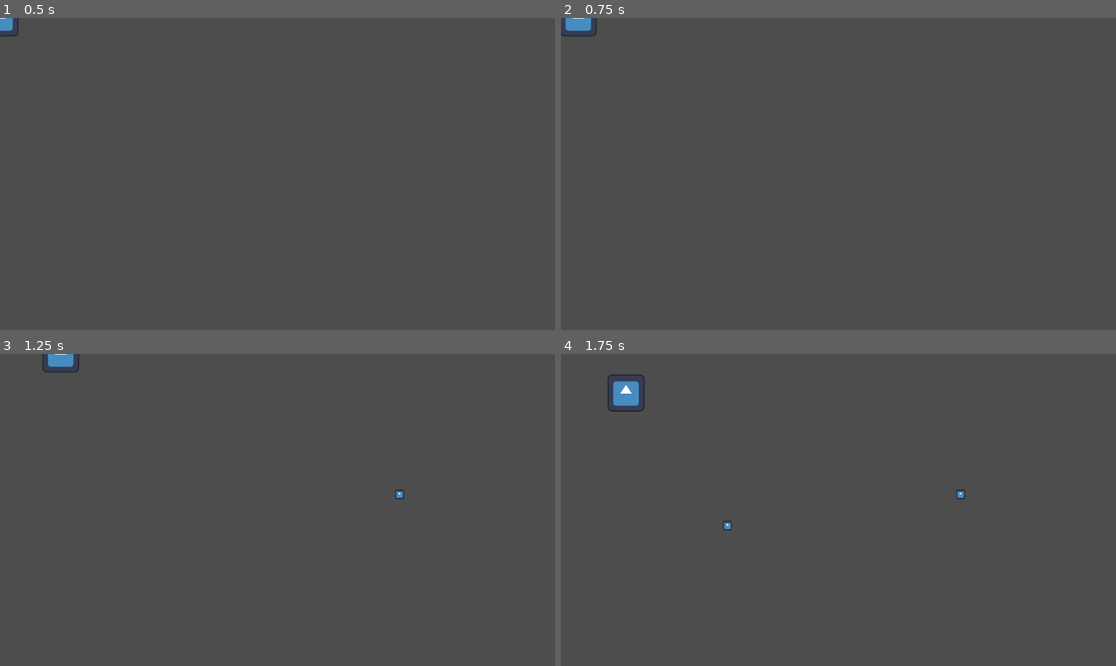
Above: before the commit, frames 1-4 (two rows, left to right).
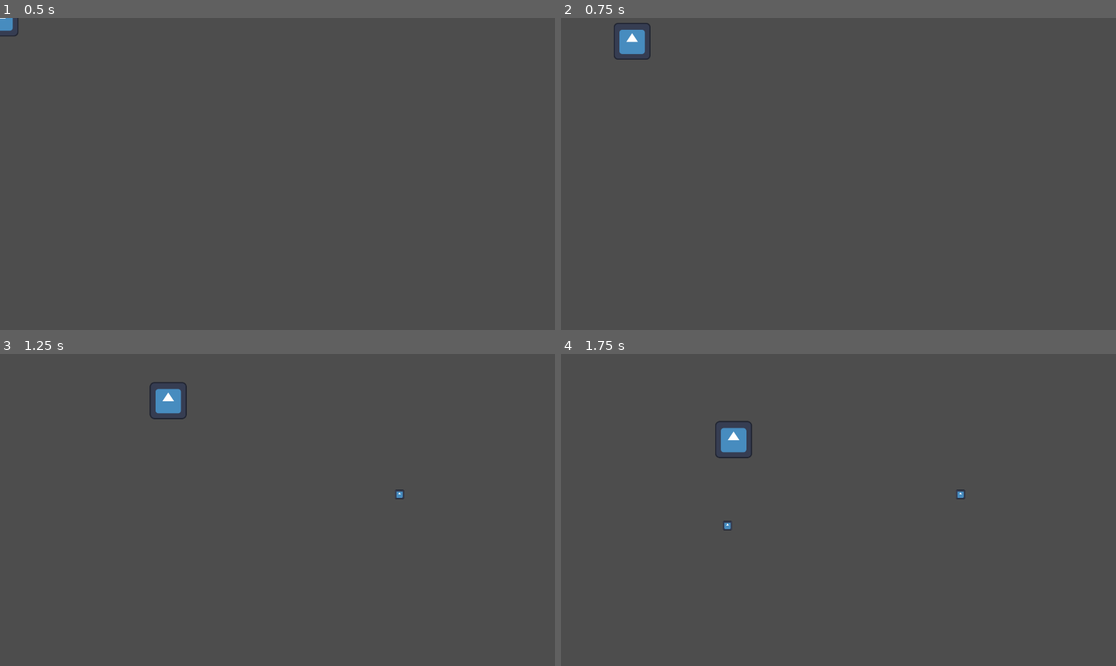
Above: after the commit, the same moments.

Repository: Edgarra1619/42gamejam
Game: Godot game, scene res://scenes/vicente_test.tscn
The game is run twice, just before and just after one commit, with the same random seed, the same clock (stepped at 60 frames per second) and the same inputs. The project has no main scene, so this scene is started directly. The engine's default icon, where the game draws it, is replaced by a stand-in: a white triangle on a blue panel in a dark square.
Inputs (mouse positions are in pixels of both pictures, inside the frame that each line leads up to):
- Up to frame 1 (0.5 s): no input
- Up to frame 2 (0.75 s): tap Enter at 0.5 s; move the mouse to (960, 158) at 0.52 s; hold D (move_right) from 0.53 s (still down); tap Space (dash) at 0.6 s
- Up to frame 3 (1.25 s): keep holding D (move_right); click (399, 494) at 0.8 s
- Up to frame 4 (1.75 s): move the mouse to (727, 525) at 1.27 s; release D (move_right) at 1.28 s; hold S (move_down) from 1.28 s (still down); click (727, 525) at 1.35 s; tap Space (dash) at 1.55 s

Frame 1 is identical in both runs. In frame 2, 0.7% of the frame differs, in the area x 0-17%, y 0-14%; in frame 3, 0.7%; in frame 4, 1.0%, in the area x 8-35%, y 6-34%.

Commit message:
Add player dash

Diff:
--- a/scenes/vicente_test.tscn
+++ b/scenes/vicente_test.tscn
@@ -5,3 +5,13 @@
 [node name="Node" type="Node"]
 
 [node name="Player" parent="." instance=ExtResource("1_iw4gi")]
+
+[node name="DashTimer" type="Timer" parent="Player"]
+wait_time = 0.25
+one_shot = true
+
+[node name="DashCooldownTimer" type="Timer" parent="Player"]
+wait_time = 2.0
+one_shot = true
+
+[connection signal="timeout" from="Player/DashTimer" to="Player" method="_on_dash_timer_timeout"]
--- a/scripts/player.gd
+++ b/scripts/player.gd
@@ -1,21 +1,38 @@
 extends CharacterBody2D
 
 @export var movement_speed: int = 300
+@export var dash_speed: int = 1800
 @export var potion: PackedScene
+var in_dash: bool = false
+var dash_destination: Vector2
 
 func _ready() -> void:
 	pass
 
 func _process(delta: float) -> void:
-	if Input.is_action_just_pressed("throw_potion"):
+	if (Input.is_action_just_pressed("throw_potion")):
 		var new_potion = potion.instantiate()
 		new_potion.position = get_global_mouse_position()
 		get_tree().current_scene.add_child(new_potion)
 
 func _physics_process(delta: float) -> void:
 	var direction: Vector2 = Vector2.ZERO
-	direction.x = Input.get_axis("move_left", "move_right")
-	direction.y = Input.get_axis("move_up", "move_down")
-	direction = direction.normalized()
-	velocity = direction * movement_speed
+	if (Input.is_action_just_pressed("dash") and $DashCooldownTimer.is_stopped()):
+		in_dash = true
+		dash_destination = get_global_mouse_position()
+		$DashTimer.start()
+		$DashCooldownTimer.start()
+	if (in_dash):
+		direction = global_position.move_toward(dash_destination, dash_speed * delta) - global_position
+		velocity = direction / delta
+		if direction.is_zero_approx():
+			in_dash = false
+	else:
+		direction.x = Input.get_axis("move_left", "move_right")
+		direction.y = Input.get_axis("move_up", "move_down")
+		direction = direction.normalized()
+		velocity = direction * movement_speed
 	move_and_slide()
+
+func _on_dash_timer_timeout() -> void:
+	in_dash = false
